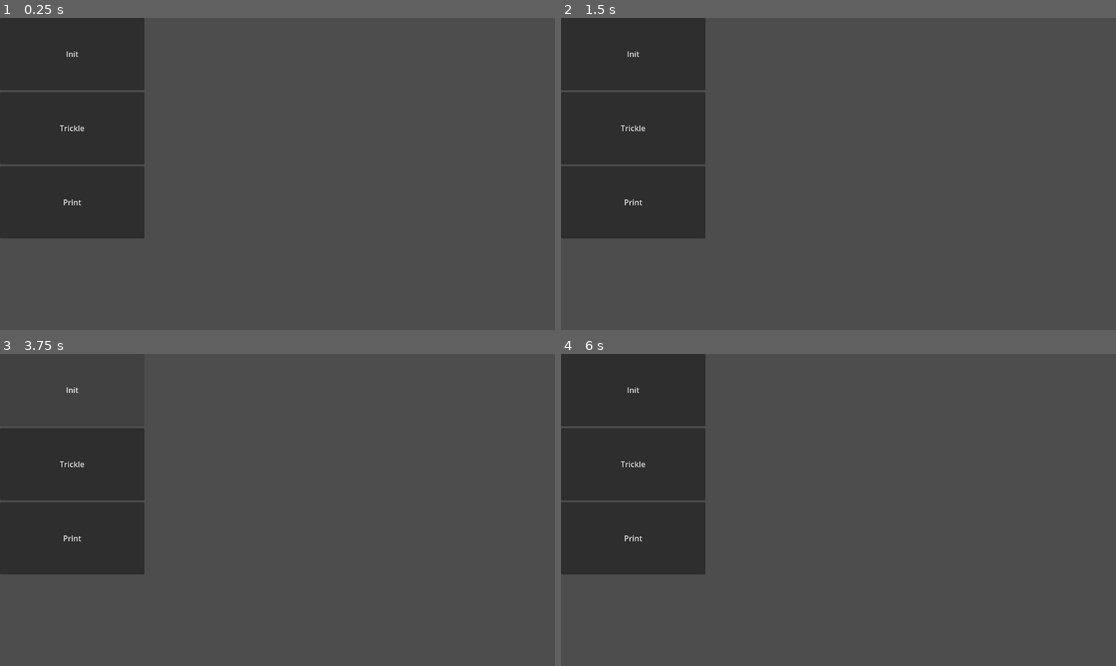
Above: before the commit, frames 1-4 (two rows, left to right).
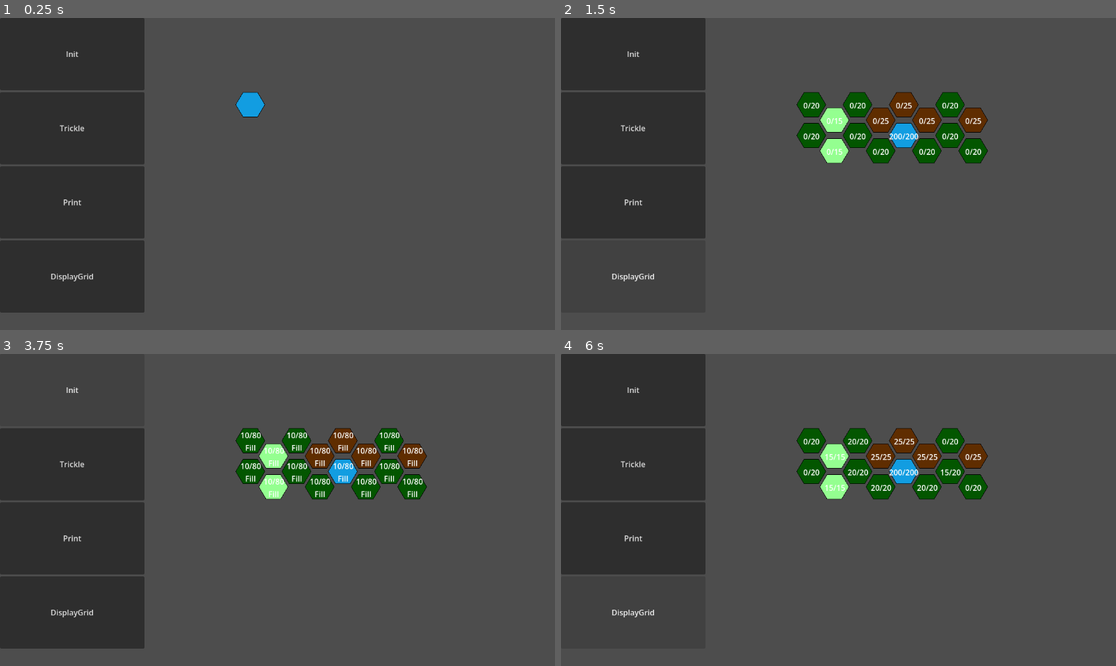
Above: after the commit, the same moments.

Repository: W4ldschr31n/bearnondation
Game: Godot game, scene res://scenes/level_nicolas.tscn
Two runs of this game, one before a commit and one after it. Both use one fixed random seed, a clock stepped at 60 frames per second and the inputs below. Before the commit the project has no main scene; this scene is started directly in both runs.
Inputs (mouse positions are in pixels of both pictures, inside the frame that each line leads up to):
- Up to frame 1 (0.25 s): no input
- Up to frame 2 (1.5 s): click "Init" at 0.5 s; click (633, 276) at 1.25 s, where only the run after the commit has a clickable "DisplayGrid"
- Up to frame 3 (3.75 s): click "Trickle" at 2 s; click "Print" at 2.75 s; click "Init" at 3.5 s
- Up to frame 4 (6 s): click "Trickle" at 4.25 s; click "Print" at 5 s; click (633, 612) at 5.75 s, where only the run after the commit has a clickable "DisplayGrid"

The runs differ from the first frame. In frame 1, 6.3% of the frame differs, in the area x 0-48%, y 23-95%; in frame 2, 5.2%; in frame 3, 11%, in the area x 0-77%, y 23-95%; in frame 4, 5.2%.

Commit message:
[ADD] tilemap

Diff:
--- a/project.godot
+++ b/project.godot
@@ -11,6 +11,7 @@
 [application]
 
 config/name="Bearnondation"
+run/main_scene="uid://cfm31u0cl22xg"
 config/features=PackedStringArray("4.6", "Forward Plus")
 config/icon="res://icon.svg"
 
--- /dev/null
+++ b/scenes/TileInfo.tscn
@@ -0,0 +1,26 @@
+[gd_scene format=3 uid="uid://bb122ea4187rc"]
+
+[ext_resource type="Script" uid="uid://dmj4g254qoh7w" path="res://scripts/tile_info.gd" id="1_a08dn"]
+
+[node name="TileInfo" type="Control" unique_id=1292135720]
+layout_mode = 3
+anchors_preset = 0
+script = ExtResource("1_a08dn")
+
+[node name="Label" type="Label" parent="." unique_id=1935039479]
+layout_mode = 1
+anchors_preset = 8
+anchor_left = 0.5
+anchor_top = 0.5
+anchor_right = 0.5
+anchor_bottom = 0.5
+offset_left = -21.5
+offset_top = -24.5
+offset_right = 21.5
+offset_bottom = 24.5
+grow_horizontal = 2
+grow_vertical = 2
+text = "10/80
+Fill"
+horizontal_alignment = 1
+vertical_alignment = 1
--- a/scenes/board_viewer.tscn
+++ b/scenes/board_viewer.tscn
@@ -1,6 +1,22 @@
 [gd_scene format=3 uid="uid://b25qbw3gewhaq"]
 
 [ext_resource type="Script" uid="uid://cx7qh7bbx18iq" path="res://scripts/board_viewer.gd" id="1_co73x"]
+[ext_resource type="Texture2D" uid="uid://gilphs47c24f" path="res://textures/hexa_tilemap.png" id="2_t7b7u"]
+
+[sub_resource type="TileSetAtlasSource" id="TileSetAtlasSource_jyyrd"]
+texture = ExtResource("2_t7b7u")
+texture_region_size = Vector2i(64, 64)
+0:0/0 = 0
+1:0/0 = 0
+2:0/0 = 0
+3:0/0 = 0
+4:0/0 = 0
+
+[sub_resource type="TileSet" id="TileSet_p5xr7"]
+tile_shape = 3
+tile_offset_axis = 1
+tile_size = Vector2i(64, 64)
+sources/0 = SubResource("TileSetAtlasSource_jyyrd")
 
 [node name="BoardViewer" type="Node" unique_id=618590062]
 script = ExtResource("1_co73x")
@@ -35,6 +51,25 @@
 layout_mode = 2
 text = "Print"
 
+[node name="DisplayGridButton" type="Button" parent="Buttons/VBoxContainer" unique_id=1277328050]
+custom_minimum_size = Vector2(0, 150)
+layout_mode = 2
+text = "DisplayGrid"
+
+[node name="TileMapLayer" type="TileMapLayer" parent="." unique_id=248759777]
+position = Vector2(488, 149)
+tile_map_data = PackedByteArray(0, 0, 0, 0, 0, 0, 0, 0, 0, 0, 0, 0, 0, 0)
+tile_set = SubResource("TileSet_p5xr7")
+
+[node name="TileMarkers" type="Node2D" parent="." unique_id=1993501411]
+
+[node name="Labels" type="Control" parent="." unique_id=1232143293]
+layout_mode = 3
+anchors_preset = 0
+offset_right = 40.0
+offset_bottom = 40.0
+
 [connection signal="pressed" from="Buttons/VBoxContainer/InitButton" to="." method="_on_init_button_pressed"]
 [connection signal="pressed" from="Buttons/VBoxContainer/ProcessButton" to="." method="_on_process_button_pressed"]
 [connection signal="pressed" from="Buttons/VBoxContainer/PrintButton" to="." method="_on_print_button_pressed"]
+[connection signal="pressed" from="Buttons/VBoxContainer/DisplayGridButton" to="." method="_on_display_grid_button_pressed"]
--- a/scripts/board_viewer.gd
+++ b/scripts/board_viewer.gd
@@ -1,6 +1,10 @@
 extends Node
 
 @export var simulation: Simulation
+@onready var tile_map_layer: TileMapLayer = $TileMapLayer
+@onready var labels: Control = $Labels
+var tile_info_scene = preload("res://scenes/TileInfo.tscn")
+var tile_infos : Array[Array]
 
 # Called when the node enters the scene tree for the first time.
 func _ready() -> void:
@@ -11,9 +15,34 @@
 func _process(delta: float) -> void:
 	pass
 
+func init_grid():
+	tile_map_layer.clear()
+	for child in labels.get_children():
+		child.queue_free()
+	tile_infos = []
+	tile_infos.resize(simulation.width)
+	for i in simulation.width:
+		tile_infos[i].resize(simulation.height)
+
+	var source_id = 0
+	var is_odd_row = false
+
+	for y in simulation.height:
+		for x in range(1 if is_odd_row else 0, simulation.width, 2):
+			var tile = simulation.get_tile(x, y)
+			var cell_coordinates = Vector2i(tile.x, tile.y/2)
+			tile_map_layer.set_cell(cell_coordinates, source_id, Vector2i(4-tile.height, 0))
+			var new_widget : TileInfo = tile_info_scene.instantiate()
+			labels.add_child(new_widget)
+			var coords2D = tile_map_layer.to_global(tile_map_layer.map_to_local(cell_coordinates))
+			new_widget.set_global_position(coords2D)
+			tile_infos[tile.x][tile.y] = new_widget
+		is_odd_row = not is_odd_row
+
 
 func _on_init_button_pressed() -> void:
 	simulation._init_board_8x4()
+	init_grid()
 
 
 func _on_print_button_pressed() -> void:
@@ -22,3 +51,11 @@
 
 func _on_process_button_pressed() -> void:
 	simulation.process_board()
+
+
+func _on_display_grid_button_pressed() -> void:
+	var is_odd_row = false
+	for y in simulation.height:
+		for x in range(1 if is_odd_row else 0, simulation.width, 2):
+			tile_infos[x][y].display_tile(simulation.get_tile(x, y))
+		is_odd_row = not is_odd_row
--- a/scripts/simulation.gd
+++ b/scripts/simulation.gd
@@ -1,59 +1,5 @@
 class_name Simulation
 extends Node
-
-
-class Tile:
-	# Coordinates
-	var x : int
-	var y : int
-	# Type of tile
-	var height : int
-	var is_source : bool
-	# Water filling
-	var max_filling : int
-	var current_filling : int
-	# Water flowing
-	var max_flow : int
-	var current_flow : int
-
-	func _init(height, is_source, filling, flow):
-		self.height = height
-		self.is_source = is_source
-		self.max_filling = filling
-		self.max_flow = flow
-		if(is_source):
-			self.current_filling = filling
-			self.current_flow = flow
-
-	func is_filled() -> bool:
-		return max_filling <= current_filling
-
-	func is_flowing() -> bool:
-		return max_flow <= current_flow
-
-	func send_flow(amount : int) -> int:
-		if(!is_filled()):
-			var fill_qty = min(max_filling - current_filling, amount)
-			amount -= fill_qty
-		elif(!is_flowing()):
-			var flow_qty = min(max_flow - current_flow, amount)
-			amount -= flow_qty
-		return amount
-
-	static func NewLand():
-		return Tile.new(0, false, 10, 10)
-
-	static func NewHill():
-		return Tile.new(1, false, 15, 15)
-
-	static func NewForest():
-		return Tile.new(2, false, 20, 20)
-
-	static func NewMountain():
-		return Tile.new(3, false, 25, 25)
-
-	static func NewSource(flow=100):
-		return Tile.new(4, true, 50, flow)
 
 var tiles : Array[Array]
 var sources : Array
@@ -165,6 +111,7 @@
 	print("\nIndex")
 	print_tiles_index()
 
+
 func trickle_down(source: Tile):
 	var flow_to_unload = source.current_flow
 	var source_neighbours = get_tile_neighbours(source)
--- /dev/null
+++ b/scripts/tile.gd
@@ -0,0 +1,54 @@
+class_name Tile
+extends Node
+
+# Coordinates
+var x : int
+var y : int
+# Type of tile
+var height : int
+var is_source : bool
+# Water filling
+var max_filling : int
+var current_filling : int
+# Water flowing
+var max_flow : int
+var current_flow : int
+
+func _init(height, is_source, filling, flow):
+	self.height = height
+	self.is_source = is_source
+	self.max_filling = filling
+	self.max_flow = flow
+	if(is_source):
+		self.current_filling = filling
+		self.current_flow = flow
+
+func is_filled() -> bool:
+	return max_filling <= current_filling
+
+func is_flowing() -> bool:
+	return max_flow <= current_flow
+
+func send_flow(amount : int) -> int:
+	if(!is_filled()):
+		var fill_qty = min(max_filling - current_filling, amount)
+		amount -= fill_qty
+	elif(!is_flowing()):
+		var flow_qty = min(max_flow - current_flow, amount)
+		amount -= flow_qty
+	return amount
+
+static func NewLand():
+	return Tile.new(0, false, 10, 10)
+
+static func NewHill():
+	return Tile.new(1, false, 15, 15)
+
+static func NewForest():
+	return Tile.new(2, false, 20, 20)
+
+static func NewMountain():
+	return Tile.new(3, false, 25, 25)
+
+static func NewSource(flow=100):
+	return Tile.new(4, true, 50, flow)
--- /dev/null
+++ b/scripts/tile_info.gd
@@ -0,0 +1,8 @@
+class_name TileInfo
+extends Control
+
+@onready var label: Label = $Label
+
+
+func display_tile(tile: Tile):
+	label.text = str(tile.current_flow) + "/" + str(tile.max_flow)
Not shown, added: scripts/tile.gd.uid
Not shown, added: scripts/tile_info.gd.uid
Binary file added: textures/hexa_tilemap.png
Not shown, added: textures/hexa_tilemap.png.import
